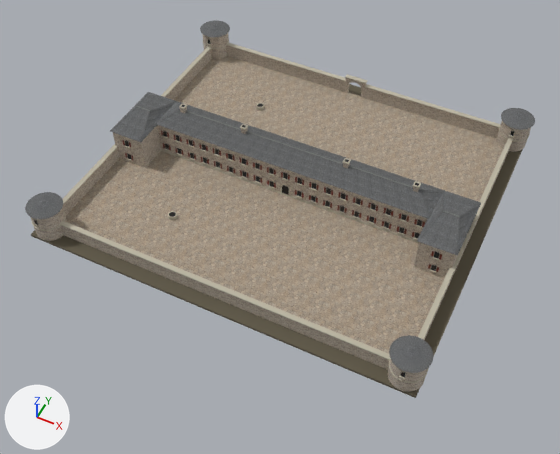
An edit to the OBJ model gfx/models/buildings/montenegro/source/MNT_biljarda.obj, drawn before and after from the same camera.
One viewpoint serves both versions: a camera (50 mm lens) standing at (47.7, -101.5, 111.9) and looking at (-0.7, -4.8, -8.9). Arrows for +X, +Y and +Z are at lower left; the lights stay in place. The picture after the commit comes second. Where no turn or scale is listed for an object, it has been applied to the vertices. Vertices at exactly the same position are counted once.

Objects in the first picture: 'MNT_biljarda'.
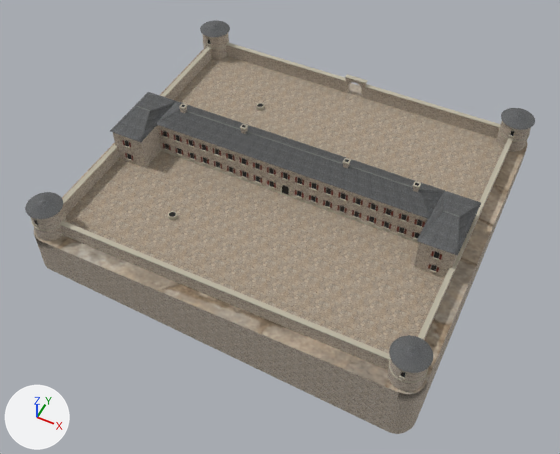
Location of each change, (x1, y1, x2, y2) in pixels of the pictures (560 x 454 px):
'MNT_biljarda', reshaped (9% taller)
    before: (25, 20, 535, 398)
    after: (25, 20, 535, 434)
part 1 of me_mnt_biljarda, rebuilt (not visible afterwards)
    before: (31, 84, 523, 398)
part 2 of me_mnt_biljarda, added
    after: (34, 49, 528, 434)

Edits to the bpy script that builds the scene:
```text
Change me_mnt_biljarda:
    used by ob_mnt_biljarda; location = (0.0, 0.0, 0.0)
    remove me_mnt_biljarda.from_pydata(...)  # 9983 vertices, 10430 faces; spans x -39.7..39.7, y -35.5..35.5, z -0.6..10.9
    add me_mnt_biljarda.from_pydata(...)  # 10775 vertices, 11544 faces; spans x -39.7..39.7, y -35.5..45.0, z -14.0..10.9
    me_mnt_biljarda part 1: the loose piece of 148 vertices spanning x -39.0..39.0, y -35.0..35.0, z -0.6..-0.1 is rebuilt with 252 vertices and now spans x -39.7..39.7, y -35.5..35.5, z -0.1
    me_mnt_biljarda part 2: a new loose piece of 583 vertices spanning x -39.7..39.7, y -35.5..35.5, z -14.0..-0.1, in mat_biljarda (picture img_mnt_biljarda_diffuse_png)
    other edits to the shape of me_mnt_biljarda do not show in these pictures
```
